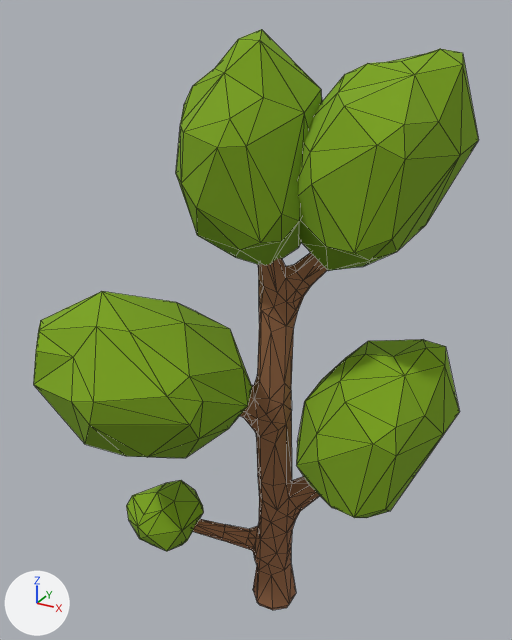
An edit to the glTF model assets/models/trees/tree-summer-complete/tree-summer-complete-11-054.glb, drawn before and after from the same camera.
Before and after are seen from a camera (50 mm lens) standing at (1.07, -1.65, 6.26) and looking at (0.03, 0.24, 5.32). The lights are fixed; the arrows at lower left show +X, +Y and +Z. The picture after the commit comes second. Mesh edges are drawn as thin lines. Where no turn or scale is listed for an object, it has been applied to the vertices. Vertices at exactly the same position are counted once.
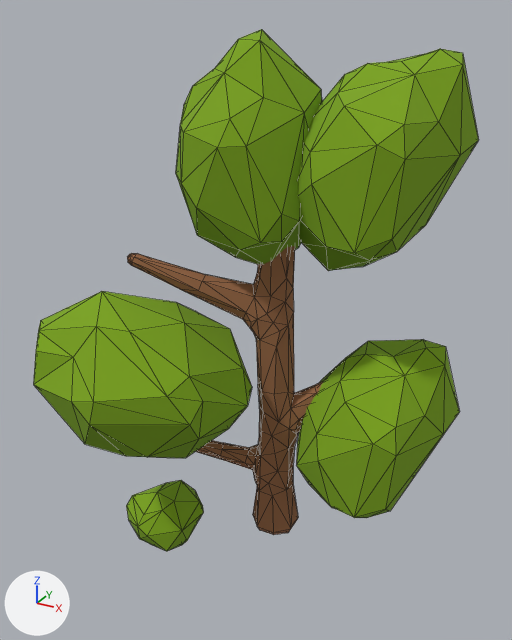
The newer file is also turned or shifted as a whole; pictures and numbers use the older file's frame.

What differs and where, as boxes (x1, y1, x2, y2) in the pictures (512 x 640 px):
```json
{"object": "Object_610", "change": "moved", "before": [193, 252, 327, 610], "after": [127, 246, 323, 535]}
```

The change, as JSON lines over the scene's bpy script:
```json
{"block": "me_object_327", "where": "# used by ob_object_610; location = (0.062, 0.225, 4.897)"}
{"op": "remove", "block": "me_object_327", "code": "me_object_327.from_pydata(...)  # 288 vertices, 572 faces; spans x -0.4..0.37, y -0.19..0.17, z -0.78..0.83"}
{"op": "add", "block": "me_object_327", "code": "me_object_327.from_pydata(...)  # 288 vertices, 572 faces; spans x -0.4..0.37, y -0.19..0.17, z -0.41..1.2"}
{"block": "me_object_327", "change": "me_object_327 part 1: the whole mesh is moved by (0.0, 0.0, 0.37)"}
```
